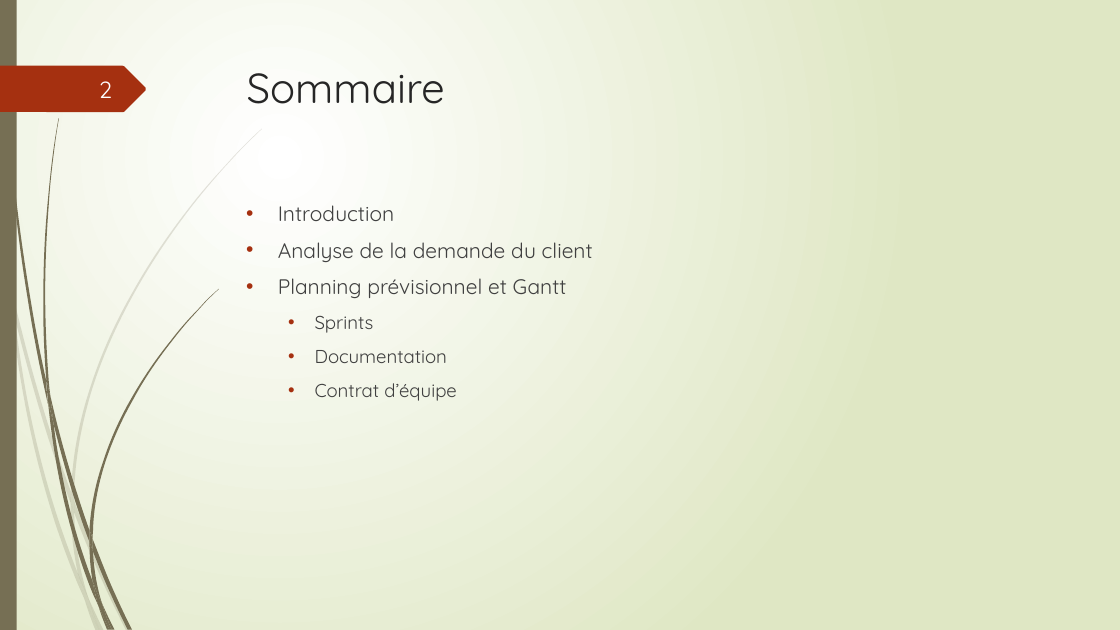
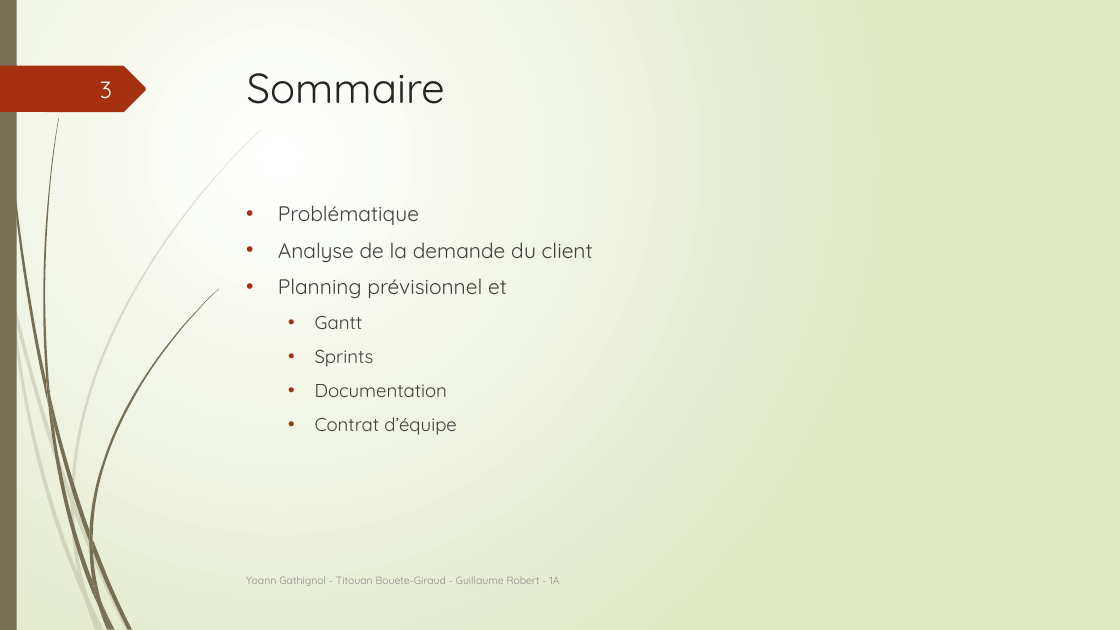
Before and after one commit to Guyoms/PTUT2016, a slide deck: slide 3 of SOUTENANCE/I HEAR I SAY.pptx (slide 2 before the commit). Drawn at 1120x630 pixels with LibreOffice and Linux fonts; fonts in the diff are those of the drawing. Boxes give left, top, right and bottom in pixels: in the first picture for what was removed or moved away, otherwise in the second. Text is boxed around its words. In the diff, an @@ line names an element or a change of style, - is before the commit and + after.

```diff
--- a/SOUTENANCE/I HEAR I SAY.pptx
+++ b/SOUTENANCE/I HEAR I SAY.pptx
@@ page number at box(100, 81, 112, 99): text changed @@
-2
+3
@@ text at box(278, 205, 419, 225): text changed @@
-• Introduction
+• Problématique
@@ text at box(278, 278, 507, 329): text changed @@
-• Planning prévisionnel et Gantt
+• Planning prévisionnel et
+  • Gantt
@@ text added at box(246, 576, 559, 586), 9 pt, text #8C8C8C @@
+Yoann Gathignol - Titouan Bouete-Giraud - Guillaume Robert - 1A
```
Also in this commit, not shown: 9 other slides changed.
